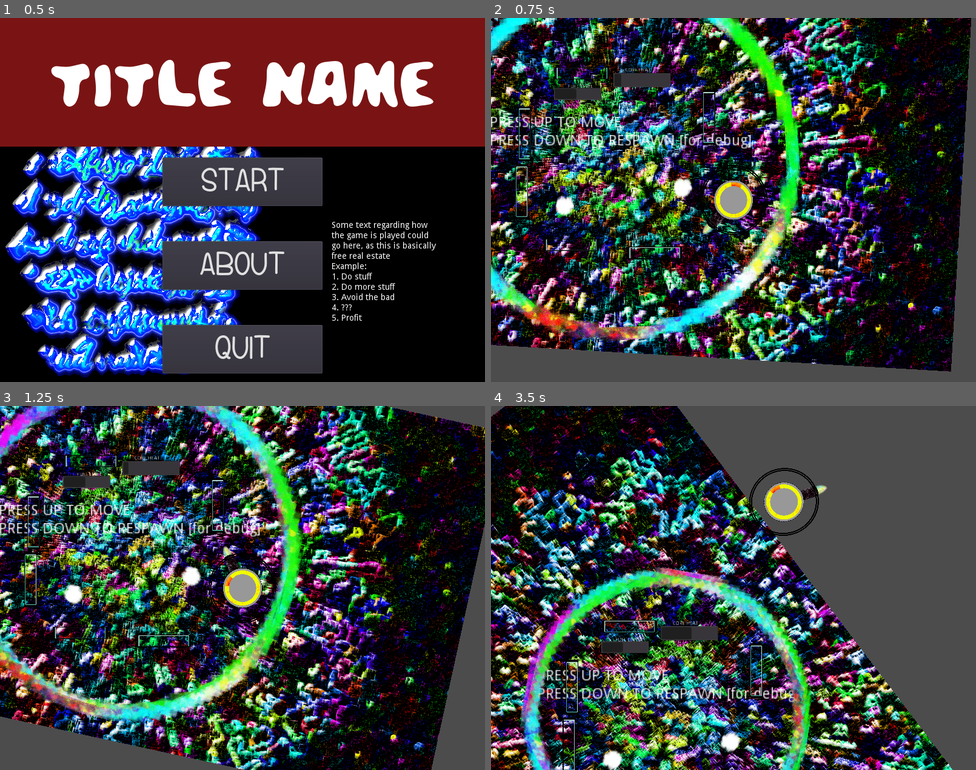
Above: before the commit, frames 1-4 (two rows, left to right).
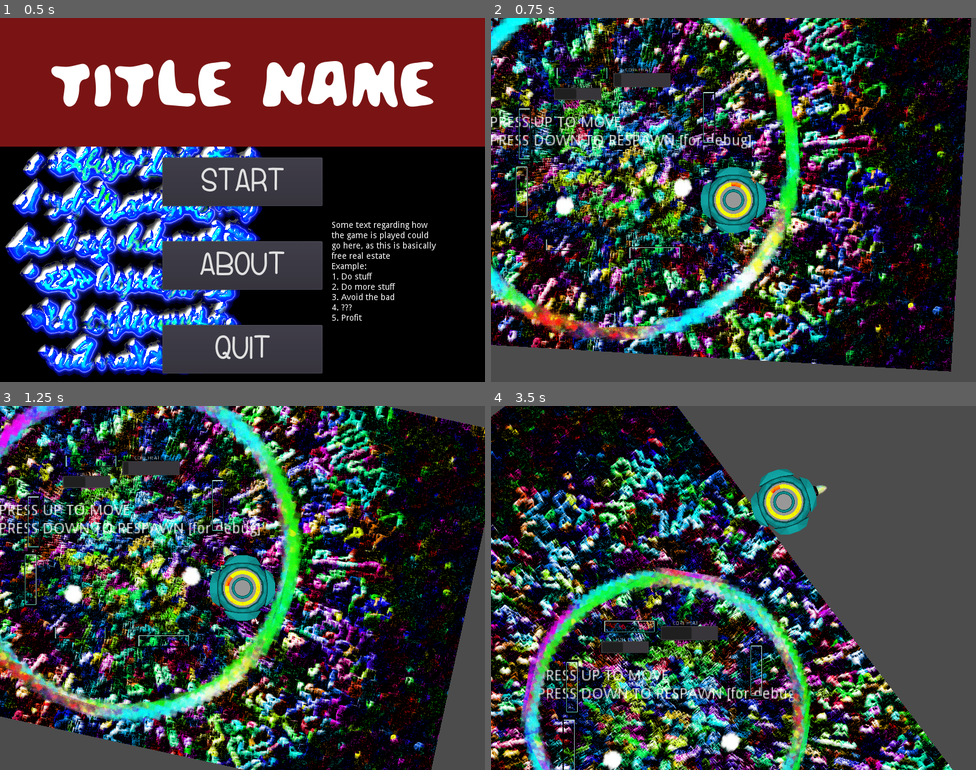
Above: after the commit, the same moments.

Repository: ktosox/Wild_Jam_01_2019
Game: Godot game, scene res://Scenes_N_Scripts/Menu_Scene.tscn
The game is run twice, just before and just after one commit, with the same random seed, the same clock (stepped at 60 frames per second) and the same inputs.
Inputs:
- Up to frame 1 (0.5 s): no input
- Up to frame 2 (0.75 s): click "START" at 0.5 s
- Up to frame 3 (1.25 s): no input
- Up to frame 4 (3.5 s): hold Up (ui_up) 1.28-2.03 s; hold Down (ui_down) 2.03-2.78 s; hold Up (ui_up) from 2.78 s (still down)

Frame 1 is identical in both runs. In frame 2, 1.3% of the frame differs, in the area x 43-57%, y 40-60%; in frame 3, 1.3%; in frame 4, 1.4%, in the area x 53-68%, y 17-36%.

Commit message:
new body implemented, projectile interaction implemented, v0_3 exported

Diff:
--- a/Scenes_N_Scripts/GameScene.gd
+++ b/Scenes_N_Scripts/GameScene.gd
@@ -31,3 +31,8 @@
 	#decrease fuel and power * delta
 	#send updated values to Player
 	pass
+
+func process_collision(projectile):
+	if (projectile.ProjectileType == 1):
+		fuelLevel +=50
+		projectile.ToBeRemoved = true
--- a/Scenes_N_Scripts/GameScene.tscn
+++ b/Scenes_N_Scripts/GameScene.tscn
@@ -8,7 +8,7 @@
 [ext_resource path="res://Scenes_N_Scripts/RainbowNado.tscn" type="PackedScene" id=6]
 [ext_resource path="res://Scenes_N_Scripts/Projectile.tscn" type="PackedScene" id=7]
 
-[node name="MainGameNode" type="Node"]
+[node name="MainGameNode" type="Node" index="0"]
 
 script = ExtResource( 1 )
 
--- a/Scenes_N_Scripts/Player.tscn
+++ b/Scenes_N_Scripts/Player.tscn
@@ -9,7 +9,7 @@
 [ext_resource path="res://Resources/Artwork/Player/Space_Ship_body_core.png" type="Texture" id=7]
 [ext_resource path="res://Resources/Artwork/Player/Space_Ship_body_top.png" type="Texture" id=8]
 [ext_resource path="res://Resources/Audio/pick_up_best.wav" type="AudioStream" id=9]
-[ext_resource path="res://Resources/Artwork/Player/Space_Ship_Alpha_ring.png" type="Texture" id=10]
+[ext_resource path="res://Resources/Artwork/Player/ship_body.png" type="Texture" id=10]
 
 [sub_resource type="RectangleShape2D" id=3]
 
@@ -40,7 +40,7 @@
 custom_solver_bias = 0.0
 radius = 95.7546
 
-[node name="Player" type="Node2D" index="0"]
+[node name="Player" type="Node2D"]
 
 scale = Vector2( 0.3, 0.3 )
 script = ExtResource( 1 )
@@ -48,6 +48,7 @@
 
 [node name="Camera2D" type="Camera2D" parent="." index="0"]
 
+visible = false
 anchor_mode = 1
 rotating = false
 current = true
@@ -205,7 +206,7 @@
 
 [node name="Ring" type="Sprite" parent="PlayerShip" index="4"]
 
-scale = Vector2( 0.17, 0.17 )
+scale = Vector2( 0.36, 0.36 )
 texture = ExtResource( 10 )
 _sections_unfolded = [ "Transform" ]
 __meta__ = {
--- a/Scenes_N_Scripts/Projectile.gd
+++ b/Scenes_N_Scripts/Projectile.gd
@@ -1,8 +1,9 @@
 extends Node2D
 
 var GameScenePointer # pointer to game scene
-var ProjectileType = 0 # 1 for item, 2 for projectile
+var ProjectileType = 1 # 1 for item, 2 for projectile
 var Launched = false # has this projectile been started yet
+var ToBeRemoved = false
 # always false at start
 
 # class member variables go here, for example:
@@ -15,7 +16,15 @@
 	# Initialization here
 	pass
 
-#func _process(delta):
+func _process(delta):
+	if(ToBeRemoved):
+		self.free()
 #	# Called every frame. Delta is time since last frame.
 #	# Update game logic here.
-#	pass
+	pass
+
+
+func _on_Collision_Area_body_entered(body):
+		#if (body == ):
+	GameScenePointer.process_collision(self)
+	pass # replace with function body
--- a/Scenes_N_Scripts/Projectile.tscn
+++ b/Scenes_N_Scripts/Projectile.tscn
@@ -33,7 +33,7 @@
 
 [node name="Sprite" type="Sprite" parent="." index="0"]
 
-rotation = 0.973164
+rotation = 6.11071
 texture = ExtResource( 2 )
 _sections_unfolded = [ "Transform" ]
 
@@ -60,3 +60,5 @@
 [node name="CollisionShape2D" type="CollisionShape2D" parent="Collision_Area" index="0"]
 
 shape = SubResource( 1 )
+
+[connection signal="body_entered" from="Collision_Area" to="." method="_on_Collision_Area_body_entered"]
Not shown, added: Resources/Artwork/Player/ship_body.png.import
Not shown, changed: Wild_Jam_01_2019_v_0_2.zip
Not shown, added: Wild_Jam_01_2019_v_0_3.zip
